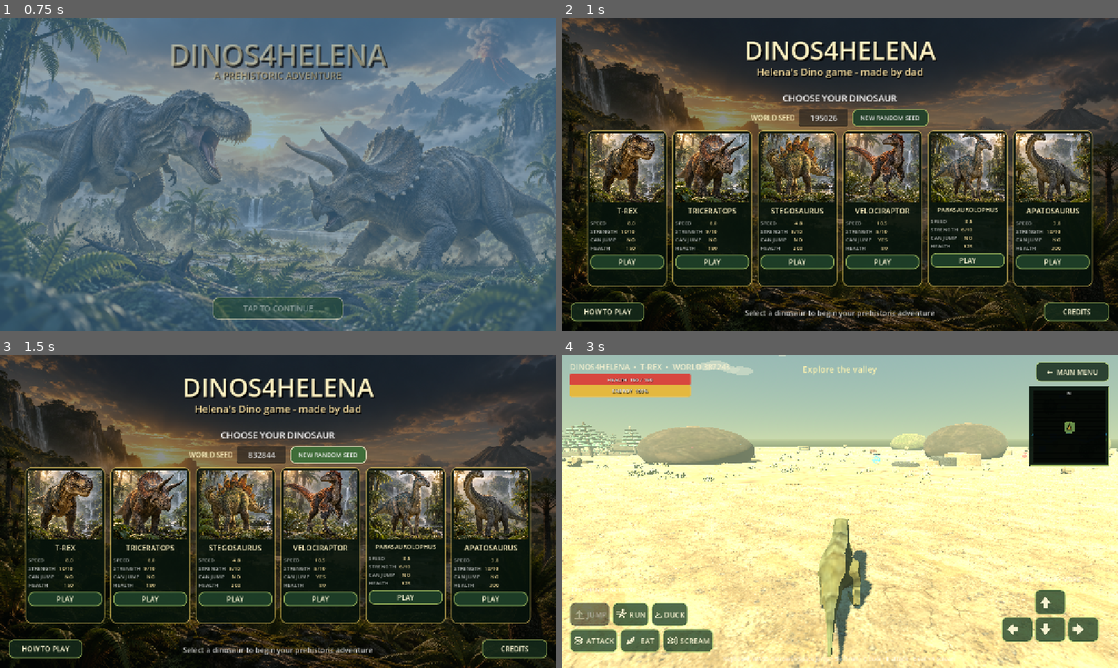
Above: before the commit, frames 1-4 (two rows, left to right).
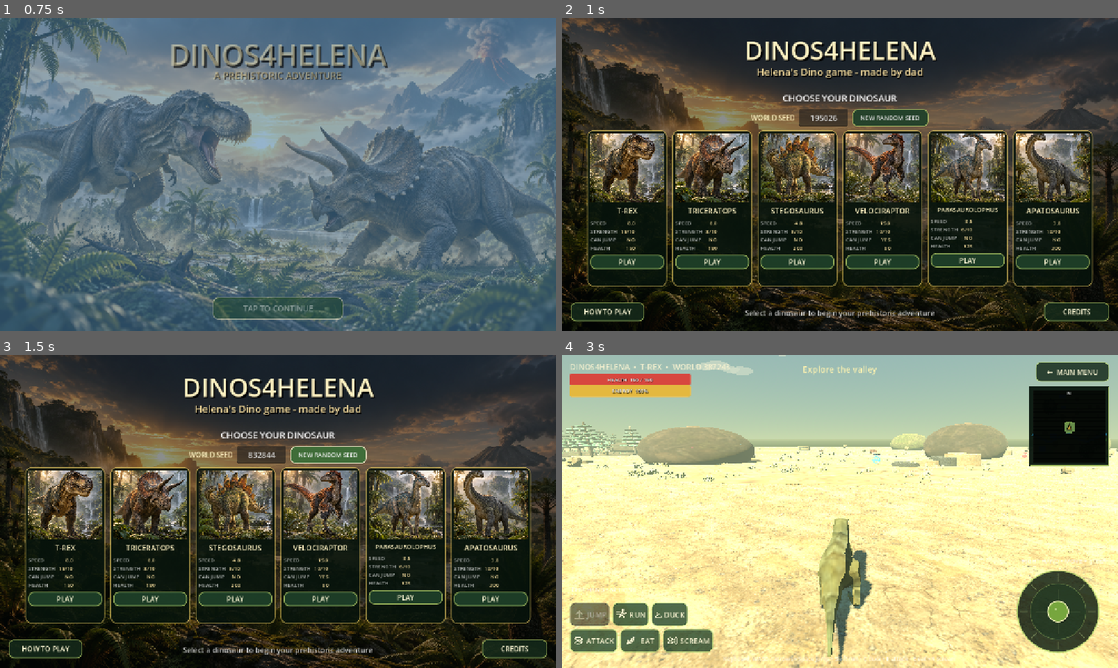
Above: after the commit, the same moments.

Repository: Studio-Level-6128/Dinos4Helena
Game: Godot game, scene res://scenes/main.tscn
Same seed, same stepped clock (60 frames per second), same inputs: the game is played once before the commit and once after it.
Inputs (mouse positions are in pixels of both pictures, inside the frame that each line leads up to):
- Up to frame 1 (0.75 s): click "TAP TO CONTINUE" at 0.5 s
- Up to frame 2 (1 s): no input
- Up to frame 3 (1.5 s): click "NEW RANDOM SEED" at 1.25 s
- Up to frame 4 (3 s): click "NEW RANDOM SEED" at 2 s; click (628, 505) at 2.77 s

Frame 1 is identical in both runs. In frame 2, less than 0.1% of the frame differs, in the area x 11-60%, y 64-75%; in frame 3, less than 0.1%; in frame 4, 3.5%, in the area x 79-98%, y 65-96%.

Commit message:
beter steering

Diff:
--- a/config/dinosaurs.cfg
+++ b/config/dinosaurs.cfg
@@ -38,7 +38,7 @@
 run_speed=8.0
 duck_speed=2.2
 turn_speed=2.4
-strength=10
+strength=15
 can_jump=false
 jump_velocity=0.0
 max_health=150
@@ -56,7 +56,7 @@
 run_speed=6.0
 duck_speed=2.0
 turn_speed=2.0
-strength=9
+strength=8
 can_jump=false
 jump_velocity=0.0
 max_health=180
@@ -88,11 +88,11 @@
 diet="carnivore"
 model_path="res://assets/models/dinosaurs/Velociraptor.fbx"
 model_scale=0.22
-walk_speed=5.2
-run_speed=10.5
+walk_speed=8
+run_speed=15
 duck_speed=3.0
 turn_speed=3.5
-strength=5
+strength=10
 can_jump=true
 jump_velocity=8.5
 max_health=80
--- a/scripts/main.gd
+++ b/scripts/main.gd
@@ -11,6 +11,7 @@
 const POWERUP_TOKEN_SCRIPT := preload("res://scripts/powerup_token.gd")
 const EGG_NEST_SCRIPT := preload("res://scripts/egg_nest.gd")
 const BABY_DINO_SCRIPT := preload("res://scripts/baby_dino.gd")
+const VIRTUAL_JOYSTICK_SCRIPT := preload("res://scripts/virtual_joystick.gd")
 const DINO_IDS := ["trex", "triceratops", "stegosaurus", "velociraptor", "parasaurolophus", "apatosaurus"]
 const HERBIVORE_IDS := ["triceratops", "stegosaurus", "parasaurolophus", "apatosaurus"]
 const CARNIVORE_IDS := ["trex", "velociraptor"]
@@ -27,7 +28,7 @@
 const PERFORMANCE_UPGRADE_FPS := 56.0
 const PERFORMANCE_CHANGE_COOLDOWN := 10.0
 const PLAY_GUIDE_TEXT := """[b]MOVEMENT AND ACTIONS[/b]
-Use the right-hand arrows to move forward or backward and steer. Use the left-hand buttons to jump, run, duck, attack, eat, or scream. Keyboard controls are WASD/arrows, Space, Shift, C/Ctrl, F, E, and R.
+Drag the right-hand movement wheel in any direction to combine forward/backward movement and steering. Use the left-hand buttons to jump, run, duck, attack, eat, or scream. Keyboard controls are WASD/arrows, Space, Shift, C/Ctrl, F, E, and R.
 
 [b]HEALTH, ENERGY, AND FOOD[/b]
 Every action costs energy; running, jumping, and fighting cost more. At zero energy, health starts to fall. Herbivores regain energy by holding EAT near plants. Carnivores eat meat left by defeated dinosaurs. Red tokens restore health; blue and orange tokens temporarily double speed or strength.
@@ -1301,17 +1302,21 @@
 
 	var right_panel := Control.new()
 	right_panel.set_anchors_preset(Control.PRESET_BOTTOM_RIGHT)
-	right_panel.position = Vector2(-286, -222)
-	right_panel.size = Vector2(268, 204)
+	right_panel.position = Vector2(-258, -258)
+	right_panel.size = Vector2(240, 240)
 	root.add_child(right_panel)
-	_add_action_button(right_panel, "", "move_forward", Vector2(94, 42), Vector2(72, 58))
-	_add_action_button(right_panel, "", "move_left", Vector2(18, 104), Vector2(72, 58))
-	_add_action_button(right_panel, "", "move_back", Vector2(94, 104), Vector2(72, 58))
-	_add_action_button(right_panel, "", "move_right", Vector2(170, 104), Vector2(72, 58))
+	var movement_wheel: Control = VIRTUAL_JOYSTICK_SCRIPT.new()
+	movement_wheel.name = "MovementWheel"
+	movement_wheel.position = Vector2(8, 24)
+	movement_wheel.size = Vector2(224, 208)
+	movement_wheel.connect("movement_changed", player.set_mobile_movement)
+	right_panel.add_child(movement_wheel)
 
 	var move_hint := Label.new()
-	move_hint.text = "RIGHT HAND • MOVE"
-	move_hint.position = Vector2(59, 8)
+	move_hint.text = "RIGHT HAND • MOVE + STEER"
+	move_hint.position = Vector2(22, 2)
+	move_hint.size = Vector2(200, 22)
+	move_hint.horizontal_alignment = HORIZONTAL_ALIGNMENT_CENTER
 	move_hint.add_theme_font_size_override("font_size", 14)
 	move_hint.add_theme_color_override("font_color", Color(1, 1, 1, 0.72))
 	right_panel.add_child(move_hint)
--- a/scripts/player_dino.gd
+++ b/scripts/player_dino.gd
@@ -62,6 +62,7 @@
 var audio_streams: Dictionary = {}
 var current_animation := ""
 var mobile_actions: Dictionary = {}
+var mobile_movement := Vector2.ZERO
 var attack_time := 0.0
 var scream_time := 0.0
 var footstep_time := 0.0
@@ -138,13 +139,16 @@
 	if _action_just_pressed("scream") and scream_time <= 0.0:
 		_start_scream()
 
-	# Touch buttons store their state in mobile_actions. Combining those values
-	# with InputMap actions allows simultaneous movement and action presses.
+	# Keyboard input, legacy discrete test input, and the analog touch wheel all
+	# combine here. The wheel supplies proportional throttle and steering, so a
+	# diagonal drag naturally moves and turns at the same time.
 	var throttle := Input.get_action_strength("move_forward") - Input.get_action_strength("move_back")
 	throttle += _float_action("move_forward") - _float_action("move_back")
+	throttle += mobile_movement.y
 	throttle = clampf(throttle, -1.0, 1.0)
 	var steering := Input.get_action_strength("move_left") - Input.get_action_strength("move_right")
 	steering += _float_action("move_left") - _float_action("move_right")
+	steering += mobile_movement.x
 	steering = clampf(steering, -1.0, 1.0)
 
 	var ducking := _action_pressed("duck")
@@ -200,6 +204,10 @@
 		_start_attack()
 	if pressed and not was_pressed and action == "scream" and scream_time <= 0.0:
 		_start_scream()
+
+
+func set_mobile_movement(throttle: float, steering: float) -> void:
+	mobile_movement = Vector2(clampf(steering, -1.0, 1.0), clampf(throttle, -1.0, 1.0))
 
 
 func is_ducking() -> bool:
--- /dev/null
+++ b/scripts/virtual_joystick.gd
@@ -0,0 +1,111 @@
+extends Control
+
+# Touch-first analog movement wheel. Screen-space drag direction is converted
+# to the player's forward throttle and left-positive steering convention.
+signal movement_changed(throttle: float, steering: float)
+
+const DEAD_ZONE := 0.12
+const EDGE_PADDING := 10.0
+
+var screen_vector := Vector2.ZERO
+var active_touch := -1
+var mouse_active := false
+
+
+func _ready() -> void:
+	mouse_filter = Control.MOUSE_FILTER_STOP
+	mouse_default_cursor_shape = Control.CURSOR_POINTING_HAND
+	tooltip_text = "Drag in any direction to move and steer"
+	queue_redraw()
+
+
+func _gui_input(event: InputEvent) -> void:
+	if event is InputEventScreenTouch:
+		if event.pressed and active_touch < 0:
+			active_touch = event.index
+			_update_from_local_position(event.position)
+			accept_event()
+		elif not event.pressed and event.index == active_touch:
+			active_touch = -1
+			reset()
+			accept_event()
+	elif event is InputEventScreenDrag and event.index == active_touch:
+		_update_from_local_position(event.position)
+		accept_event()
+	elif event is InputEventMouseButton and event.button_index == MOUSE_BUTTON_LEFT:
+		mouse_active = event.pressed
+		if mouse_active:
+			_update_from_local_position(event.position)
+		else:
+			reset()
+		accept_event()
+	elif event is InputEventMouseMotion and mouse_active:
+		_update_from_local_position(event.position)
+		accept_event()
+
+
+func _notification(what: int) -> void:
+	if what == NOTIFICATION_RESIZED:
+		queue_redraw()
+
+
+func _update_from_local_position(local_position: Vector2) -> void:
+	var radius := _wheel_radius()
+	if radius <= 0.0:
+		return
+	set_input_vector((local_position - size * 0.5) / radius)
+
+
+func set_input_vector(value: Vector2) -> void:
+	var limited := value.limit_length(1.0)
+	var magnitude := limited.length()
+	if magnitude <= DEAD_ZONE:
+		limited = Vector2.ZERO
+	else:
+		# Removing the dead zone and remapping the remaining radius preserves
+		# the full analog range while preventing accidental drift at the center.
+		limited = limited.normalized() * ((magnitude - DEAD_ZONE) / (1.0 - DEAD_ZONE))
+	if screen_vector.is_equal_approx(limited):
+		return
+	screen_vector = limited
+	queue_redraw()
+	movement_changed.emit(-screen_vector.y, -screen_vector.x)
+
+
+func reset() -> void:
+	set_input_vector(Vector2.ZERO)
+
+
+func get_movement() -> Vector2:
+	# Vector axes are steering (left positive), throttle (forward positive).
+	return Vector2(-screen_vector.x, -screen_vector.y)
+
+
+func _wheel_radius() -> float:
+	return maxf(minf(size.x, size.y) * 0.5 - EDGE_PADDING, 1.0)
+
+
+func _draw() -> void:
+	var center := size * 0.5
+	var radius := _wheel_radius()
+	var outer_color := Color(0.035, 0.09, 0.055, 0.82)
+	var rim_color := Color(0.76, 0.86, 0.46, 0.88)
+	var guide_color := Color(0.82, 0.91, 0.58, 0.34)
+	draw_circle(center, radius, outer_color)
+	draw_arc(center, radius, 0.0, TAU, 72, rim_color, 3.0, true)
+	draw_circle(center, radius * 0.68, Color(0.10, 0.22, 0.13, 0.48))
+	draw_arc(center, radius * 0.68, 0.0, TAU, 64, Color(0.67, 0.80, 0.42, 0.35), 1.5, true)
+
+	for index in 8:
+		var angle := float(index) * TAU / 8.0
+		var direction := Vector2(cos(angle), sin(angle))
+		draw_line(center + direction * radius * 0.75, center + direction * radius * 0.92, guide_color, 2.0, true)
+	draw_line(center + Vector2(-radius * 0.54, 0.0), center + Vector2(radius * 0.54, 0.0), guide_color, 1.5, true)
+	draw_line(center + Vector2(0.0, -radius * 0.54), center + Vector2(0.0, radius * 0.54), guide_color, 1.5, true)
+
+	var knob_center := center + screen_vector * radius * 0.70
+	var knob_radius := radius * 0.25
+	draw_circle(knob_center + Vector2(2.0, 3.0), knob_radius, Color(0, 0, 0, 0.32))
+	draw_circle(knob_center, knob_radius, Color(0.48, 0.67, 0.25, 0.96))
+	draw_arc(knob_center, knob_radius, 0.0, TAU, 40, Color(0.94, 0.94, 0.72, 0.95), 2.5, true)
+	draw_circle(knob_center - Vector2(knob_radius * 0.22, knob_radius * 0.24), knob_radius * 0.13, Color(1, 1, 0.82, 0.44))
--- a/tests/gameplay_smoke.gd
+++ b/tests/gameplay_smoke.gd
@@ -47,6 +47,34 @@
 	assert(minimap.call("is_world_position_explored", Vector2.ZERO), "Starting area was not revealed on the minimap")
 	assert(not minimap.call("is_world_position_explored", Vector2(180, 180)), "Unexplored minimap area was revealed")
 	assert(float(minimap.call("get_explored_fraction")) < 0.1, "Too much of the minimap starts revealed")
+	var movement_wheel: Control = world.game_hud.find_child("MovementWheel", true, false) as Control
+	assert(movement_wheel != null, "Touch HUD has no analog movement wheel")
+	movement_wheel.call("set_input_vector", Vector2(0.05, 0.04))
+	assert((movement_wheel.call("get_movement") as Vector2).is_zero_approx(), "Movement wheel dead zone allows unwanted drift")
+	var analog_start_position: Vector3 = player.position
+	var analog_start_rotation: float = player.rotation.y
+	var touch_position := movement_wheel.size * 0.5 + Vector2(-0.65, -0.75) * float(movement_wheel.call("_wheel_radius"))
+	var touch_press := InputEventScreenTouch.new()
+	touch_press.index = 3
+	touch_press.position = touch_position
+	touch_press.pressed = true
+	movement_wheel.call("_gui_input", touch_press)
+	var analog_input: Vector2 = movement_wheel.call("get_movement")
+	assert(analog_input.x > 0.35 and analog_input.y > 0.35, "Diagonal wheel position did not combine forward and left input")
+	for frame in 18:
+		await physics_frame
+	var touch_release := InputEventScreenTouch.new()
+	touch_release.index = 3
+	touch_release.position = touch_position
+	touch_release.pressed = false
+	movement_wheel.call("_gui_input", touch_release)
+	assert(player.position.distance_to(analog_start_position) > 0.35, "Analog wheel did not move the dinosaur")
+	assert(player.rotation.y > analog_start_rotation + 0.15, "Analog wheel did not steer while moving")
+	assert(player.mobile_movement.is_zero_approx(), "Movement wheel did not recenter on release")
+	player.rotation.y = 0.0
+	player.velocity = Vector3.ZERO
+	await physics_frame
+
 	var initial_z := player.position.z
 	player.set_mobile_action("move_forward", true)
 	player.set_mobile_action("run", true)
Not shown, added: scripts/virtual_joystick.gd.uid
Not shown, changed: docs/DEVELOPMENT.md
Not shown, changed: docs/PLAY_GUIDE.md
